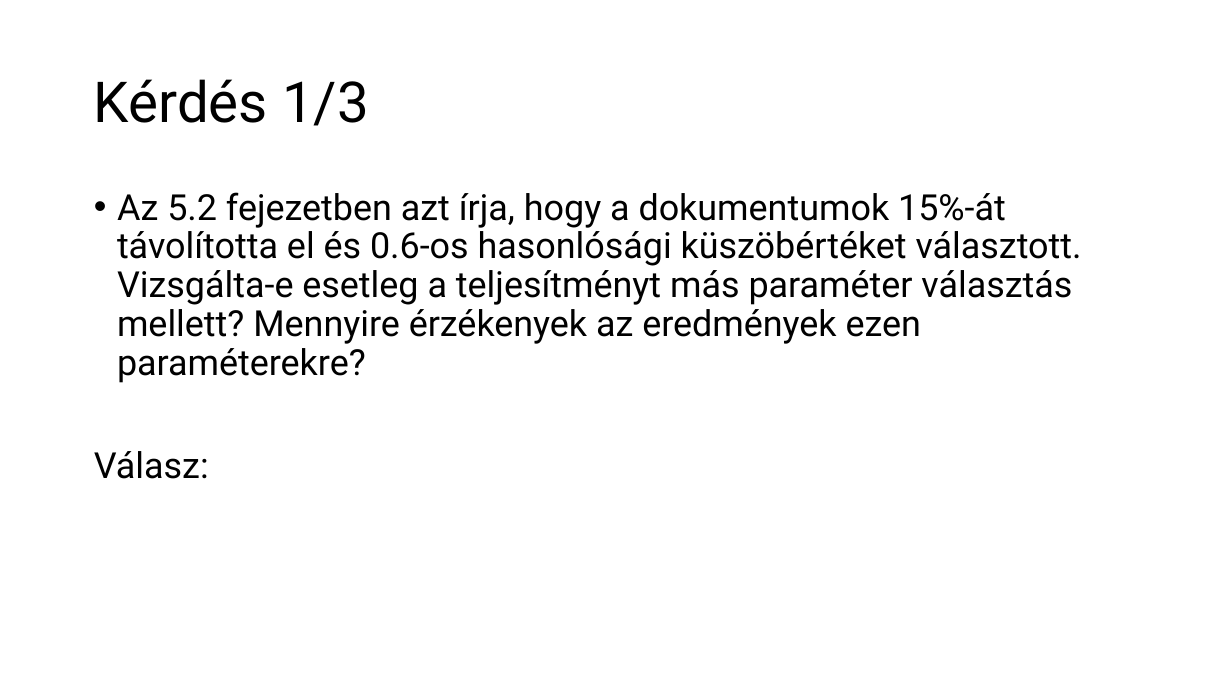
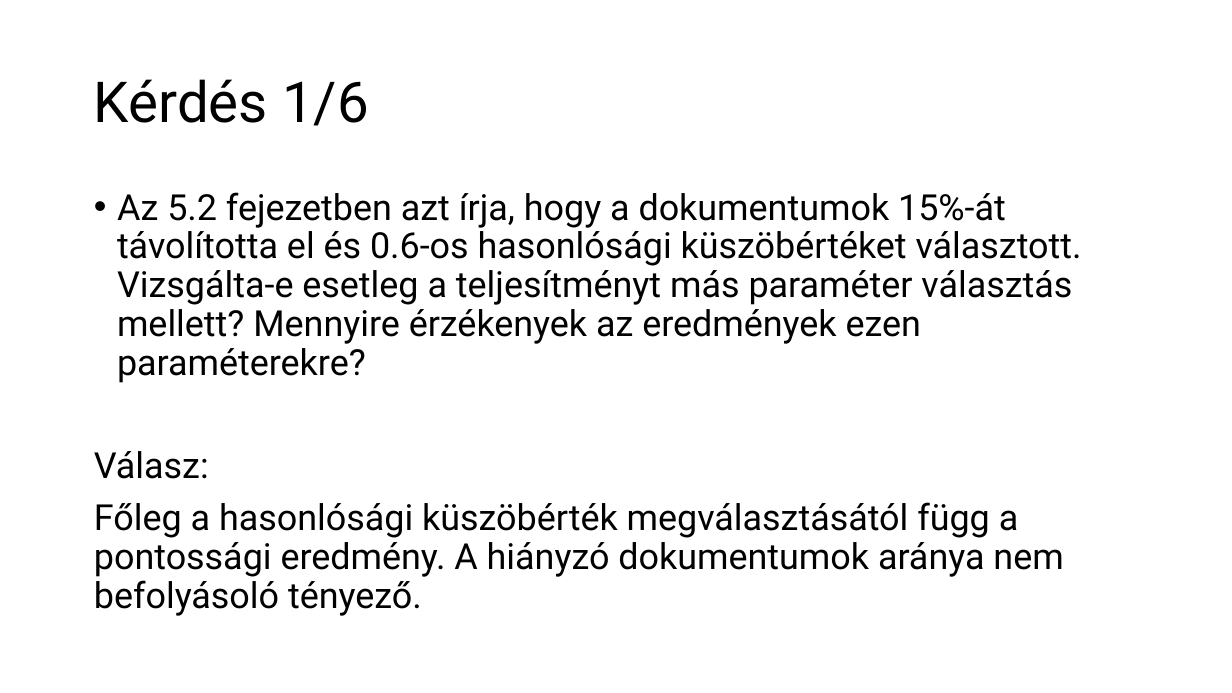
Before and after one commit to czotterbenedek/rag-onlineclustering-optimization, a slide deck: slide 23 of tdk/CzotterBenedek_TDK_javitott_2.0.pptx. Drawn at 1232x693 pixels with LibreOffice and Linux fonts; fonts in the diff are those of the drawing. Boxes give left, top, right and bottom in pixels: in the first picture for what was removed or moved away, otherwise in the second. Text is boxed around its words. In the diff, an @@ line names an element or a change of style, - is before the commit and + after.

```diff
--- a/tdk/CzotterBenedek_TDK_javitott_2.0.pptx
+++ b/tdk/CzotterBenedek_TDK_javitott_2.0.pptx
@@ title at (94,79,369,126): text changed @@
-Kérdés 1/3
+Kérdés 1/6
@@ text at (94,502,1063,616): paragraph added @@
+Főleg a hasonlósági küszöbérték megválasztásától függ a pontossági eredmény. A hiányzó dokumentumok aránya nem befolyásoló tényező.
```
Also in this commit, not shown: 22 other slides changed, 8 slides added, 10 other files.
